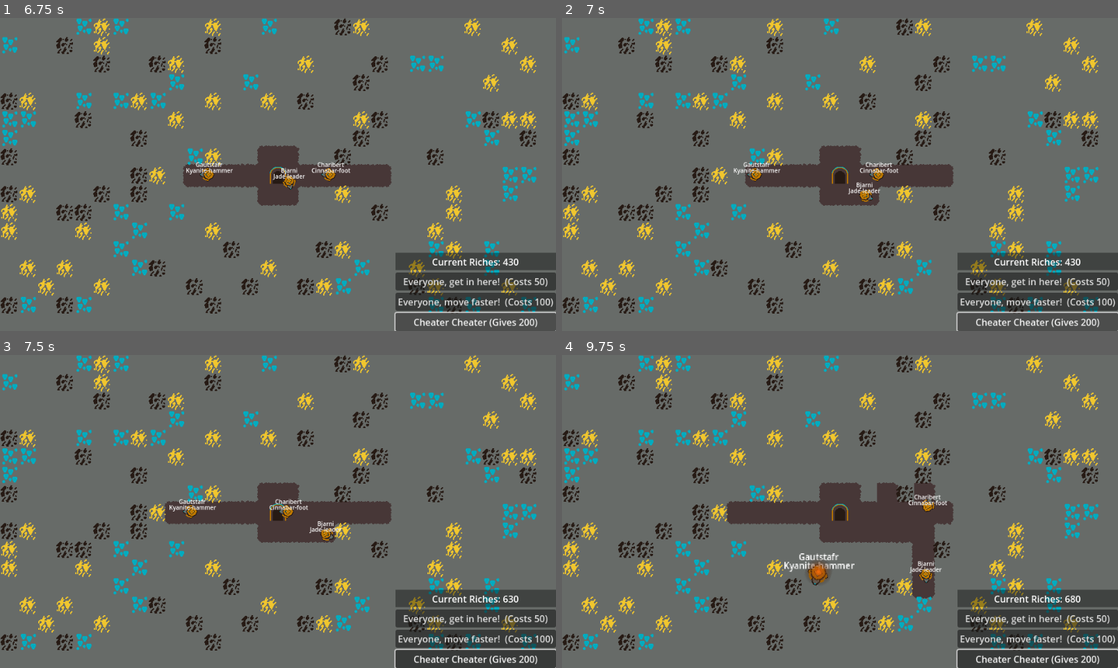
Above: before the commit, frames 1-4 (two rows, left to right).
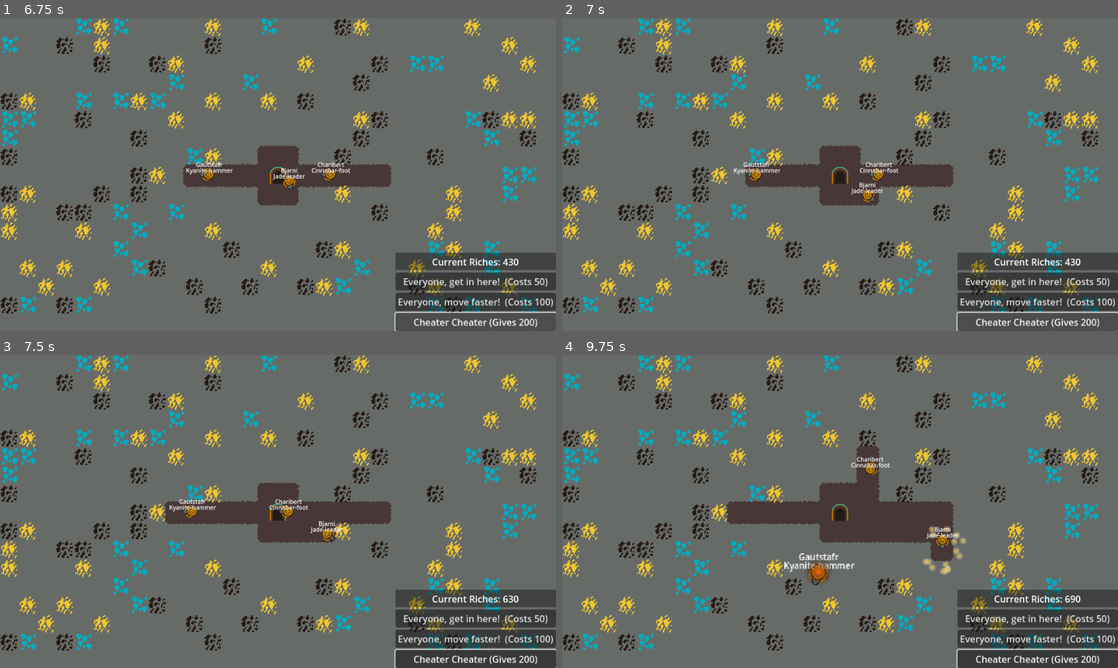
Above: after the commit, the same moments.

Repository: where-fore/dwarves
Game: Godot game, scene res://loose/main_game.tscn
The game is run twice, just before and just after one commit, with the same random seed, the same clock (stepped at 60 frames per second) and the same inputs.
Inputs (mouse positions are in pixels of both pictures, inside the frame that each line leads up to):
- Up to frame 1 (6.75 s): click "Everyone, get in here! (Costs…" at 0.5 s; click "Everyone, move faster! (Costs…" at 1.25 s; click "Cheater Cheater (Gives 200)" at 2 s; click "Everyone, get in here! (Costs…" at 2.75 s; click "Everyone, move faster! (Costs…" at 3.5 s; click "Cheater Cheater (Gives 200)" at 4.25 s; click "Everyone, get in here! (Costs…" at 5 s; click "Everyone, move faster! (Costs…" at 5.75 s; click "Cheater Cheater (Gives 200)" at 6.5 s
- Up to frame 2 (7 s): no input
- Up to frame 3 (7.5 s): tap Enter at 7.25 s; move the mouse to (300, 511) at 7.27 s; tap 1 at 7.35 s; click (300, 511) at 7.42 s
- Up to frame 4 (9.75 s): move the mouse to (734, 511) at 8.02 s; tap 1 at 8.1, 8.85, 9.6 s; click (734, 511) at 8.17 s; move the mouse to (923, 536) at 8.77 s; click (923, 536) at 8.92 s; move the mouse to (812, 574) at 9.52 s; click (812, 574) at 9.67 s

Frame 1 is identical in both runs. In frame 2, 0.2% of the frame differs, in the area x 51-58%, y 52-59%; in frame 3, 0.1%; in frame 4, 2.4%, in the area x 50-93%, y 28-80%.

Commit message:
mining angle adjustment

Diff:
--- a/project/loose/dwarf.tscn
+++ b/project/loose/dwarf.tscn
@@ -50,11 +50,11 @@
 
 [node name="MiningHighLeft" type="RayCast2D" parent="."]
 position = Vector2(-5, 0)
-target_position = Vector2(18, -14)
+target_position = Vector2(20, -14)
 
 [node name="MiningLowRight" type="RayCast2D" parent="."]
 position = Vector2(-5, 0)
-target_position = Vector2(18, 14)
+target_position = Vector2(20, 14)
 
 [node name="MiningCentral" type="RayCast2D" parent="."]
 position = Vector2(-5, 0)
